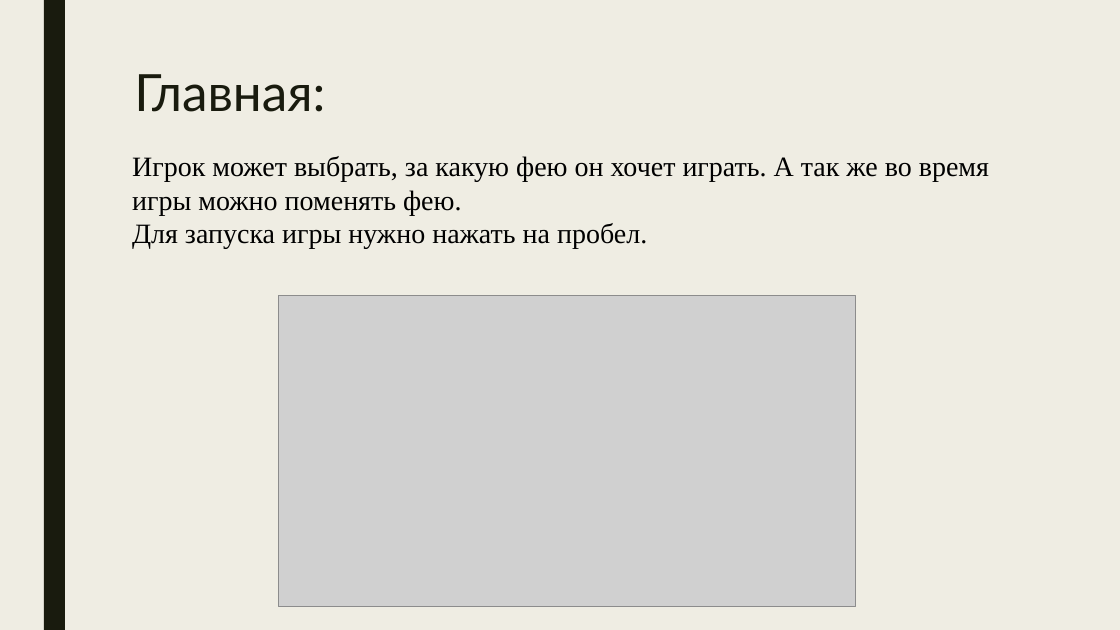
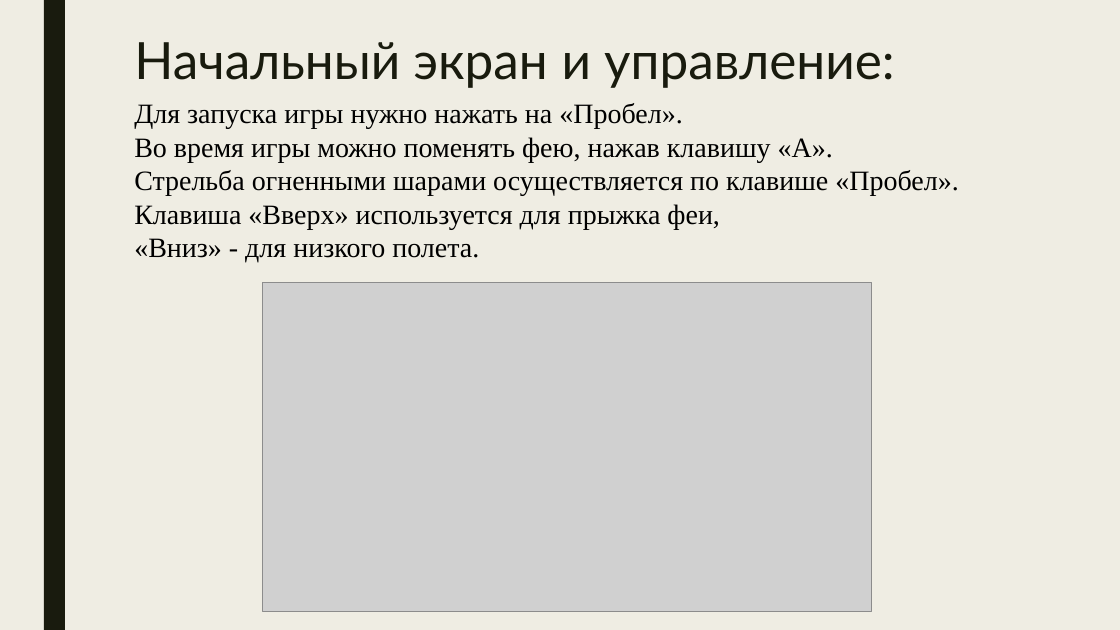
Before and after one commit to delyunchik/pygame, a slide deck: slide 4 of __doc/Winx.pptx. Drawn at 1120x630 pixels with LibreOffice and Linux fonts; fonts in the diff are those of the drawing; grey boxes stand for pictures. Boxes give left, top, right and bottom in pixels: in the first picture for what was removed or moved away, otherwise in the second. Text is boxed around its words. In the diff, an @@ line names an element or a change of style, - is before the commit and + after.

Commit message:
Presentation update

```diff
--- a/__doc/Winx.pptx
+++ b/__doc/Winx.pptx
@@ title at <box>134,42,895,88</box>: text changed @@
-Главная:
+Начальный экран и управление:
@@ text at <box>134,103,959,263</box>: text changed @@
-Игрок может выбрать, за какую фею он хочет играть. А так же во время игры можно поменять фею.
-Для запуска игры нужно нажать на пробел.
+Для запуска игры нужно нажать на «Пробел».
+Во время игры можно поменять фею, нажав клавишу «А».
+Стрельба огненными шарами осуществляется по клавише «Пробел».
+Клавиша «Вверх» используется для прыжка феи,
+«Вниз» - для низкого полета.
@@ picture: place and size @@
-picture at <box>278,296,856,607</box>
+picture at <box>262,282,872,611</box>
```
Also in this commit, not shown: 3 other slides changed, 2 slides added, 1 slide removed, 1 other file.
